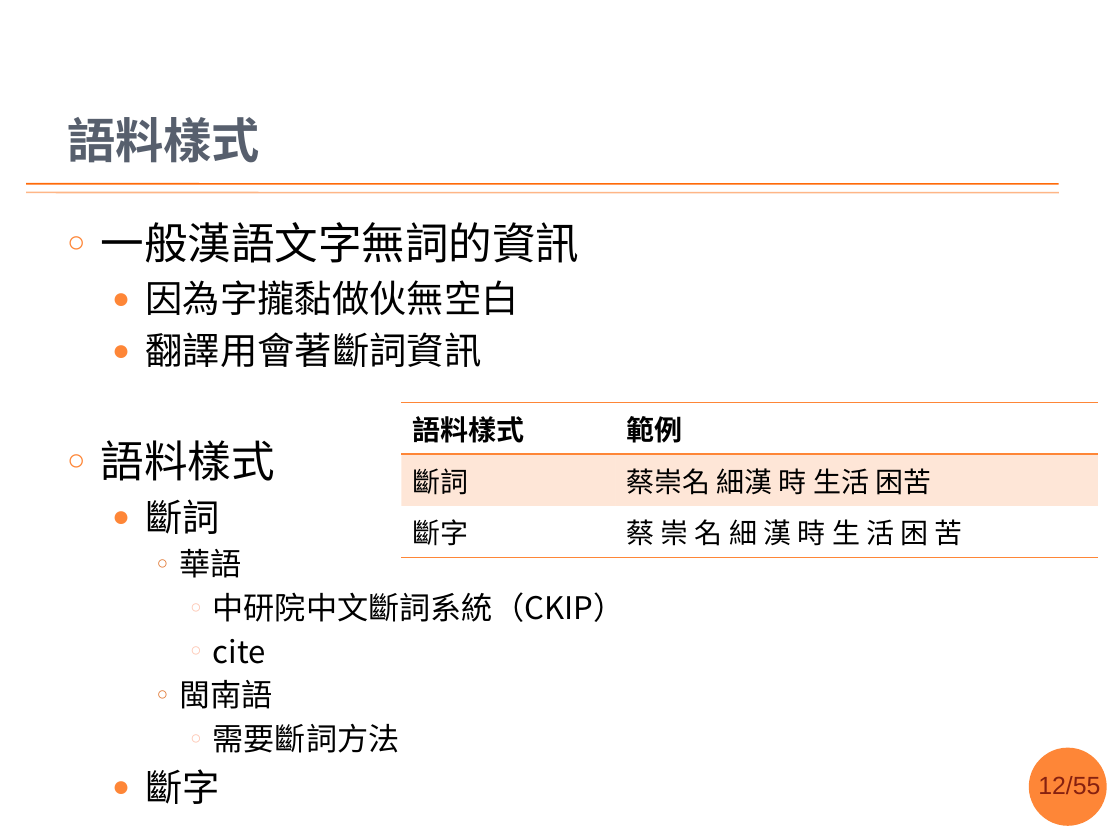
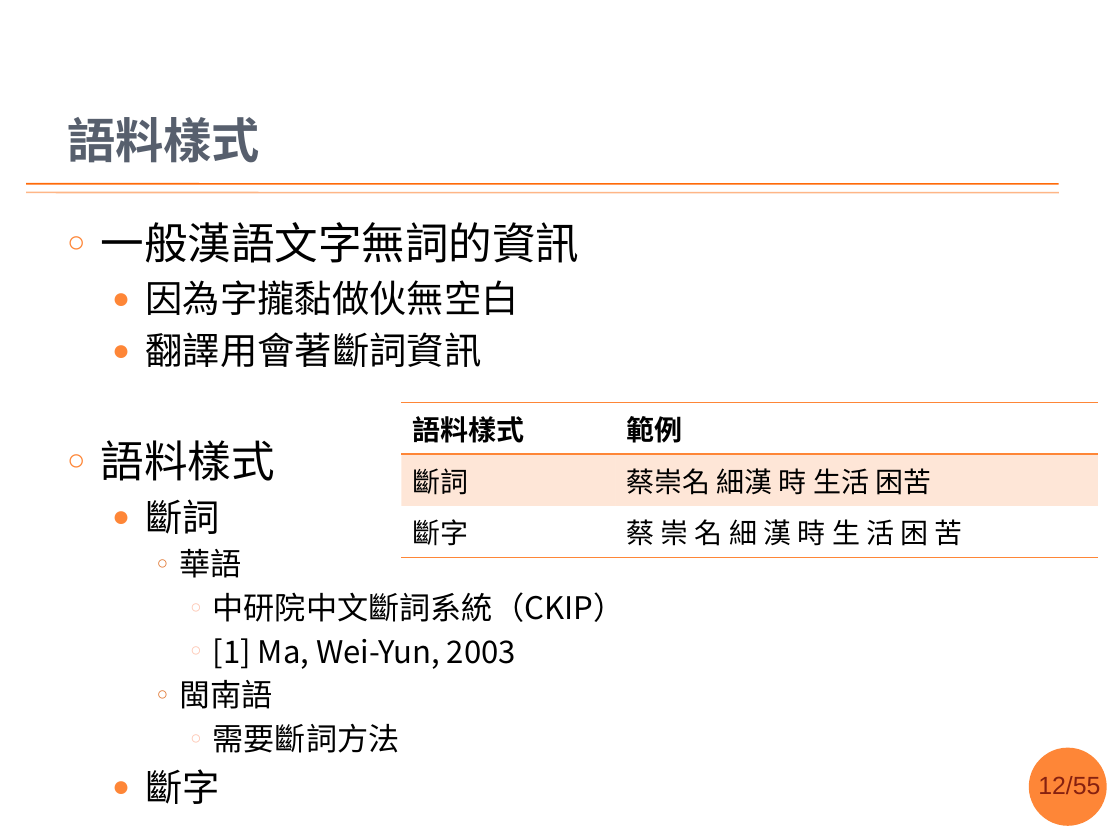
Before and after one commit to sih4sing5hong5/po3-ko3_tau5-iann2-phinn3, a slide deck: slide 12 of 翻譯報告.pptx. Drawn at 1120x840 pixels with LibreOffice and Linux fonts; fonts in the diff are those of the drawing; background and template pictures are left out. Boxes give left, top, right and bottom in pixels: in the first picture for what was removed or moved away, otherwise in the second. Text is boxed around its words. In the diff, an @@ line names an element or a change of style, - is before the commit and + after.

```diff
--- a/翻譯報告.pptx
+++ b/翻譯報告.pptx
@@ text at (x1=213, y1=638, x2=516, y2=669): text changed @@
-      ○ cite
+      ○ [1] Ma, Wei-Yun, 2003
```
Also in this commit, not shown: 11 other slides changed, 3 slides added, 1 slide removed.
